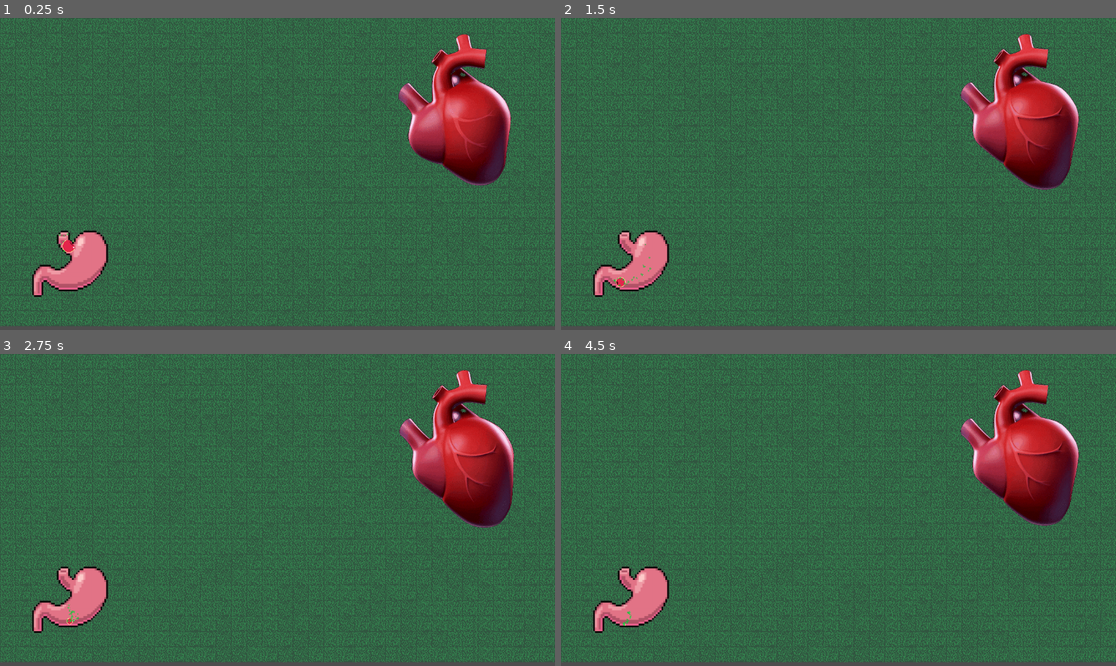
Above: before the commit, frames 1-4 (two rows, left to right).
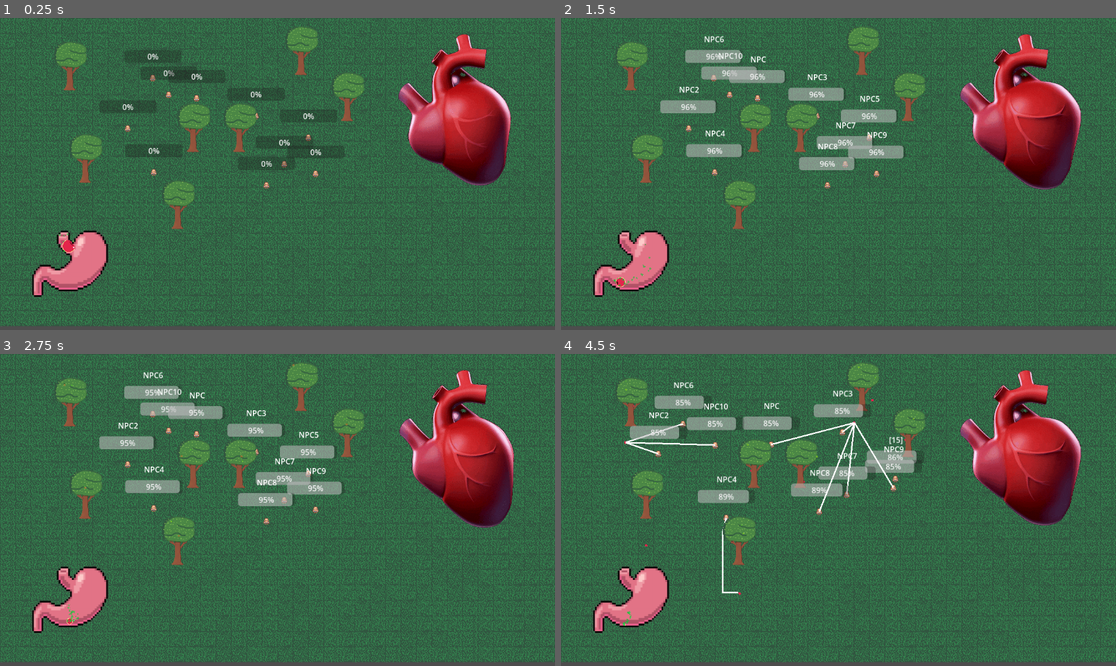
Above: after the commit, the same moments.

Repository: rundoom/Upraiser
Game: Godot game, scene res://world/mass_test.tscn
The game is run twice, just before and just after one commit, with the same random seed, the same clock (stepped at 60 frames per second) and the same inputs. Before the commit the project starts from res://world/world.tscn.
Inputs (mouse positions are in pixels of both pictures, inside the frame that each line leads up to):
- Up to frame 1 (0.25 s): no input
- Up to frame 2 (1.5 s): move the mouse to (960, 158) at 0.52 s; move the mouse to (727, 189) at 1.27 s
- Up to frame 3 (2.75 s): move the mouse to (333, 441) at 2.02 s
- Up to frame 4 (4.5 s): move the mouse to (810, 572) at 2.77 s; move the mouse to (1005, 556) at 3.52 s; move the mouse to (672, 463) at 4.27 s

The runs differ from the first frame. In frame 1, 4.4% of the frame differs, in the area x 9-66%, y 2-68%; in frame 2, 7.7%; in frame 3, 7.0%; in frame 4, 8.1%, in the area x 9-94%, y 2-78%.

Commit message:
Naming

Diff:
--- a/creature/npc_manager.tscn
+++ b/creature/npc_manager.tscn
@@ -228,6 +228,7 @@
 [node name="Heart" type="AnimatedSprite2D" parent="."]
 sprite_frames = SubResource("SpriteFrames_k53sw")
 autoplay = "default"
+frame_progress = 0.225356
 script = ExtResource("3_gg4kv")
 
 [connection signal="beat" from="Heart" to="." method="_on_heartbeat"]
--- a/loot/fruit.tscn
+++ b/loot/fruit.tscn
@@ -243,7 +243,6 @@
 script = ExtResource("1_b448m")
 
 [node name="CollisionShape2D" parent="." index="0"]
-visible = false
 disabled = true
 
 [node name="Sprite2D" parent="." index="1"]
--- a/project.godot
+++ b/project.godot
@@ -11,7 +11,7 @@
 [application]
 
 config/name="Upraiser"
-run/main_scene="res://world/world.tscn"
+run/main_scene="res://world/mass_test.tscn"
 config/features=PackedStringArray("4.1", "Forward Plus")
 
 [editor]
--- a/world/mass_test.tscn
+++ b/world/mass_test.tscn
@@ -34,16 +34,8 @@
 position = Vector2(655, 323)
 safe_margin = 0.08
 
-[node name="NPC6" parent="." index="18" instance=ExtResource("2_55si8")]
+[node name="NPC6" parent="." index="11" instance=ExtResource("2_55si8")]
 position = Vector2(316.885, 124.261)
 
-[node name="NPC10" parent="." index="19" instance=ExtResource("2_55si8")]
+[node name="NPC10" parent="." index="12" instance=ExtResource("2_55si8")]
 position = Vector2(350.182, 158.748)
-
-[connection signal="ready" from="Tree" to="Tree" method="toggle_obstacle" flags=18]
-[connection signal="ready" from="@StaticBody2D@757137" to="@StaticBody2D@757137" method="toggle_obstacle" flags=18]
-[connection signal="ready" from="@StaticBody2D@757139" to="@StaticBody2D@757139" method="toggle_obstacle" flags=18]
-[connection signal="ready" from="@StaticBody2D@757141" to="@StaticBody2D@757141" method="toggle_obstacle" flags=18]
-[connection signal="ready" from="@StaticBody2D@757143" to="@StaticBody2D@757143" method="toggle_obstacle" flags=18]
-[connection signal="ready" from="@StaticBody2D@757145" to="@StaticBody2D@757145" method="toggle_obstacle" flags=18]
-[connection signal="ready" from="@StaticBody2D@757147" to="@StaticBody2D@757147" method="toggle_obstacle" flags=18]
